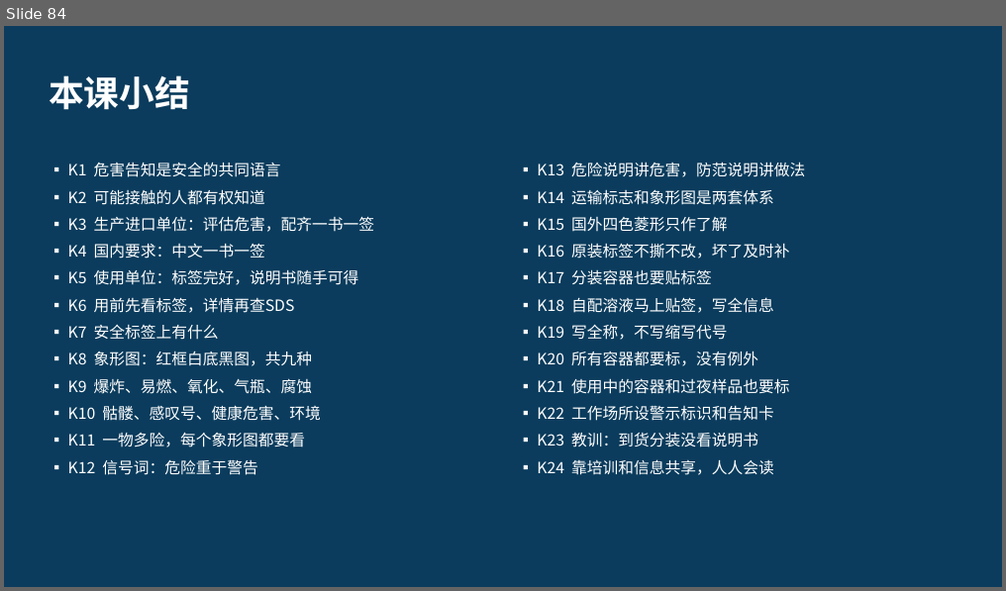
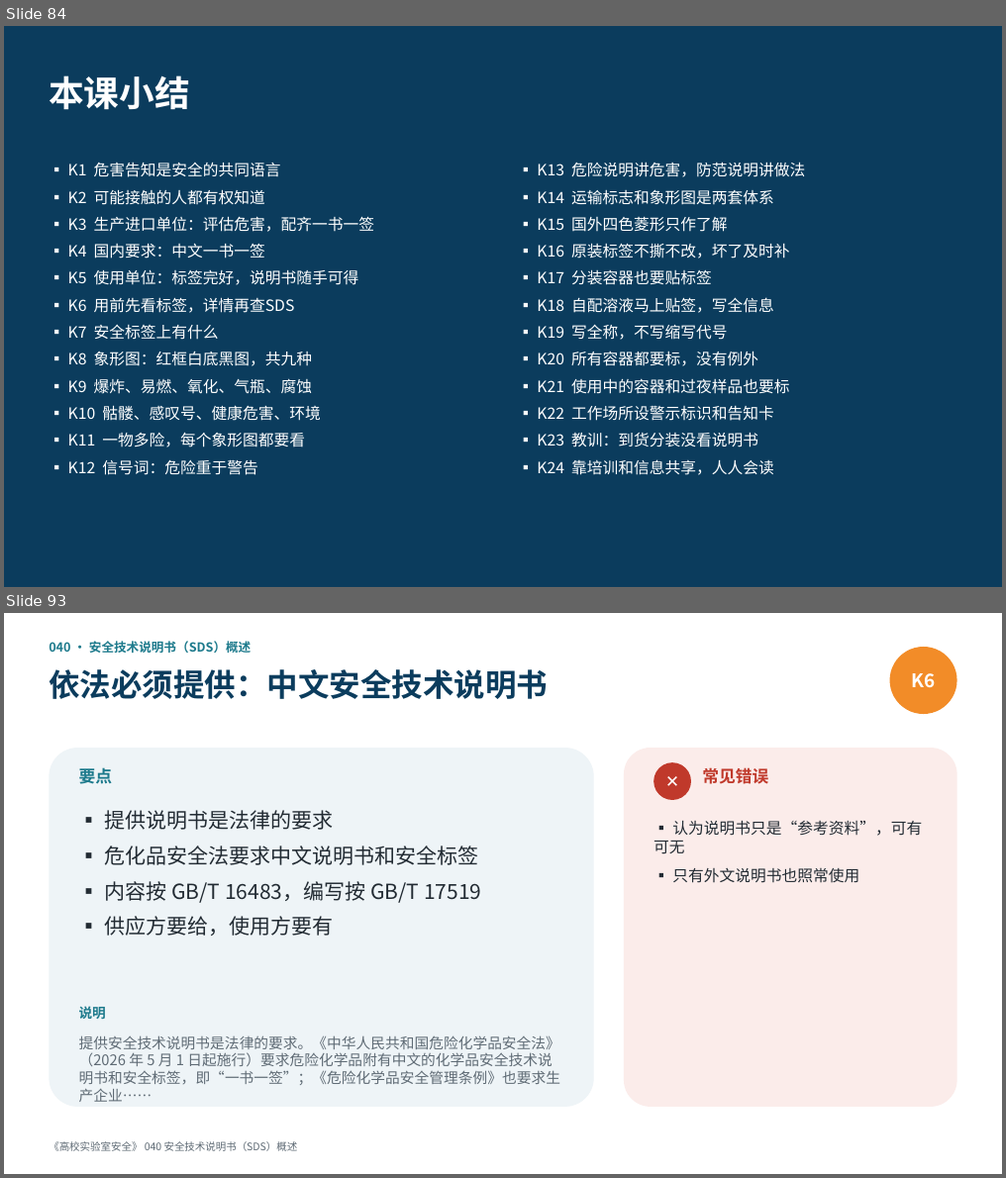
Before and after one commit to hanrongwx-max/videoyoutubo, a slide deck: course/高校实验室安全/课件/第5章_化学品安全.pptx. Shown one above the other, each under a label of ours: slide 84 before the commit, slides 84 and 93 after it; the slides between them are not shown. The pictures are 1006x591 and 1006x1178 pixels, drawn with LibreOffice and Linux fonts; fonts in the diff are those of the drawing. Boxes give left, top, right and bottom in pixels: in the first picture for what was removed or moved away, otherwise in the second. Text is boxed around its words. In the diff, an @@ line names an element or a change of style, - is before the commit and + after.

```diff
--- a/course/高校实验室安全/课件/第5章_化学品安全.pptx
+++ b/course/高校实验室安全/课件/第5章_化学品安全.pptx
@@ slide 93 added at box(4, 613, 1002, 1174), background #FFFFFF @@
@@ text added at box(49, 641, 251, 653), 12 pt, text #1D7A8C, bold @@
+040 · 安全技术说明书（SDS）概述
@@ text added at box(49, 669, 548, 699), 30 pt, text #0B3C5D, bold @@
+依法必须提供：中文安全技术说明书
@@ ellipse added at box(890, 647, 957, 714), fill #F28C28, 18 pt, text #FFFFFF, bold @@
+K6
@@ rounded rectangle added at box(49, 748, 594, 1107), fill #EEF4F7 @@
@@ rounded rectangle added at box(624, 748, 957, 1107), fill #FBECEA @@
@@ text added at box(79, 768, 113, 784), 16 pt, text #1D7A8C, bold @@
+要点
@@ ellipse added at box(653, 762, 691, 800), fill #C0392B, 16 pt, text #FFFFFF, bold @@
+✕
@@ text added at box(702, 768, 768, 784), 16 pt, text #C0392B, bold @@
+常见错误
@@ text added at box(104, 810, 481, 936), 20 pt, text #222B33 @@
+▪ 提供说明书是法律的要求
+▪ 危化品安全法要求中文说明书和安全标签
+▪ 内容按 GB/T 16483，编写按 GB/T 17519
+▪ 供应方要给，使用方要有
@@ text added at box(653, 820, 922, 883), 15 pt, text #222B33 @@
+▪ 认为说明书只是“参考资料”，可有可无
+▪ 只有外文说明书也照常使用
@@ text added at box(79, 1007, 106, 1019), 13 pt, text #1D7A8C, bold @@
+说明
@@ text added at box(79, 1036, 560, 1085), 14 pt, text #5F6B75 @@
+提供安全技术说明书是法律的要求。《中华人民共和国危险化学品安全法》（2026 年 5 月 1 日起施行）要求危险化学品附有中文的化学品安全技术说明书和安全标签，即“一书一签”；《危险化学品安全管理条例》也要求生产企业……
@@ text added at box(49, 1142, 298, 1152), 10 pt, text #5F6B75 @@
+《高校实验室安全》 040 安全技术说明书（SDS）概述
```
Also in this commit, not shown: 29 other slides added, 2 other files.
